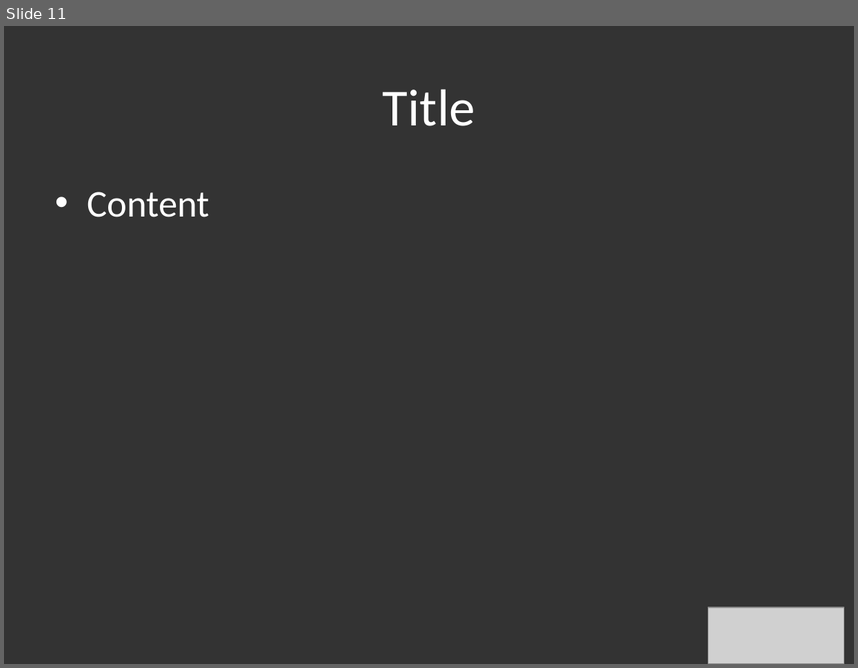
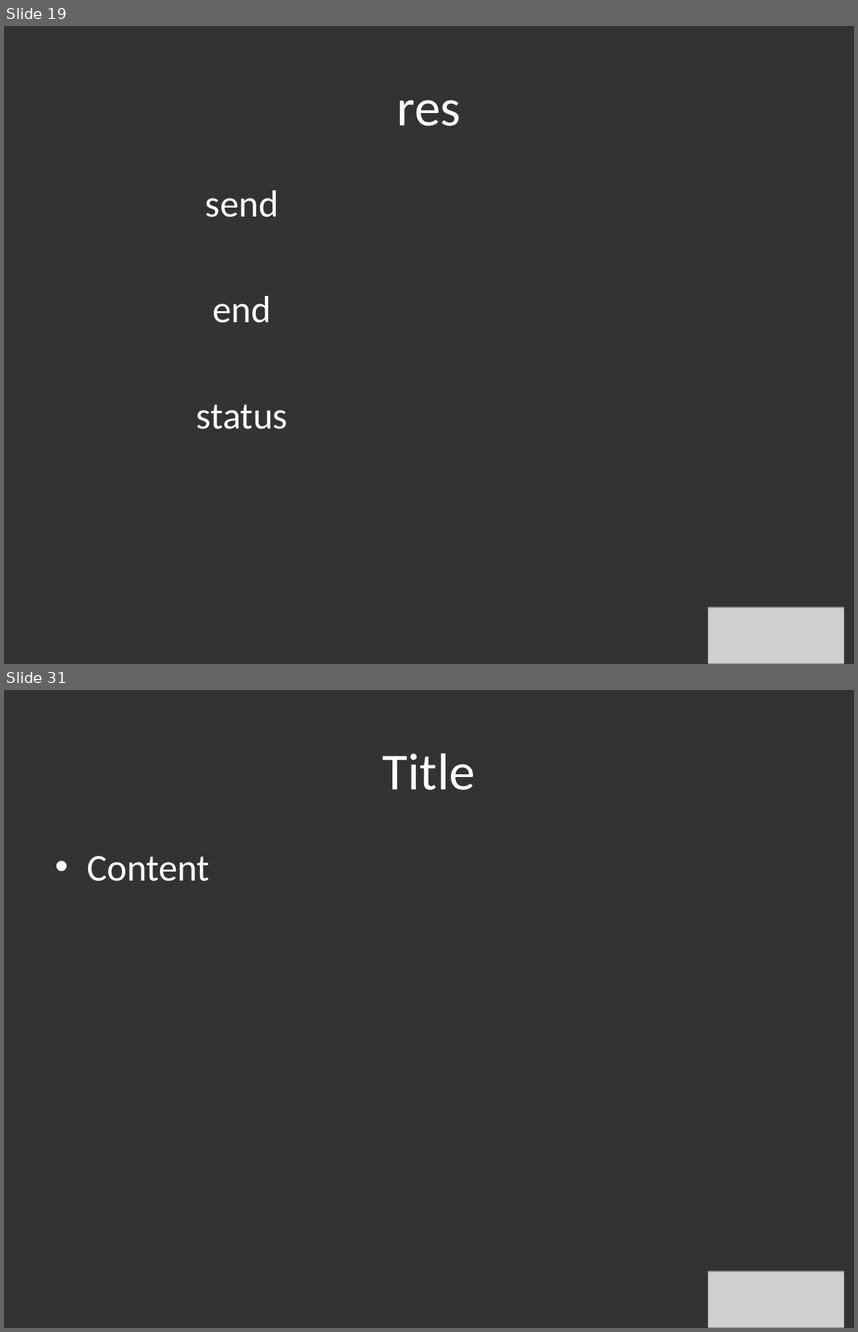
Before and after one commit to hlfshell/node.jSTL-Intro-Series---An-Introduction-to-Express, a slide deck: nodejs intro to express.pptx. Shown one above the other, each under a label of ours: slide 11 before the commit, slides 19 and 31 after it; the slides between them are not shown. The pictures are 858x668 and 858x1332 pixels, drawn with LibreOffice and Linux fonts; fonts in the diff are those of the drawing; grey boxes stand for pictures. Boxes give left, top, right and bottom in pixels: in the first picture for what was removed or moved away, otherwise in the second. Text is boxed around its words. In the diff, an @@ line names an element or a change of style, - is before the commit and + after.

```diff
--- a/nodejs intro to express.pptx
+++ b/nodejs intro to express.pptx
@@ slide 19 added at [4, 26, 854, 664], background #333333 @@
@@ title added at [397, 100, 461, 126], 44 pt, text #FFFFFF @@
+res
@@ text added at [197, 190, 288, 429], 32 pt, text #FFFFFF @@
+send
+end
+status
@@ picture added at [708, 606, 844, 664] @@
@@ what was slide 11 is now slide 31 @@
```
Also in this commit, not shown: 3 slides changed, 20 other slides added, 1 slide removed, 8 other files.
